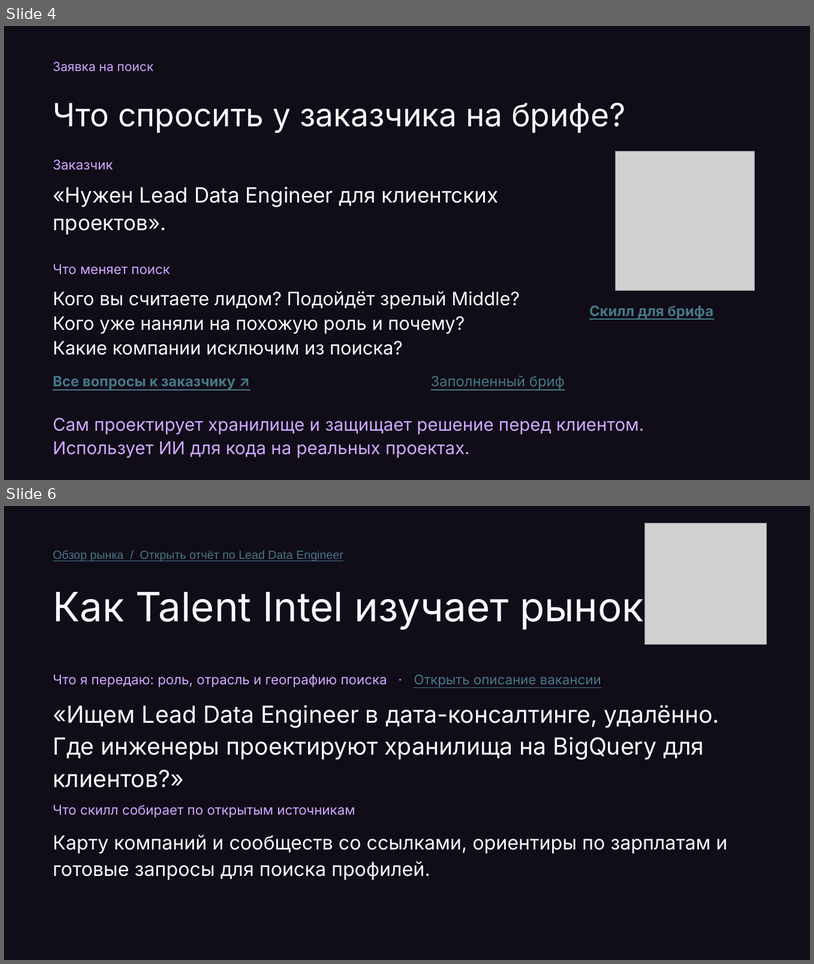
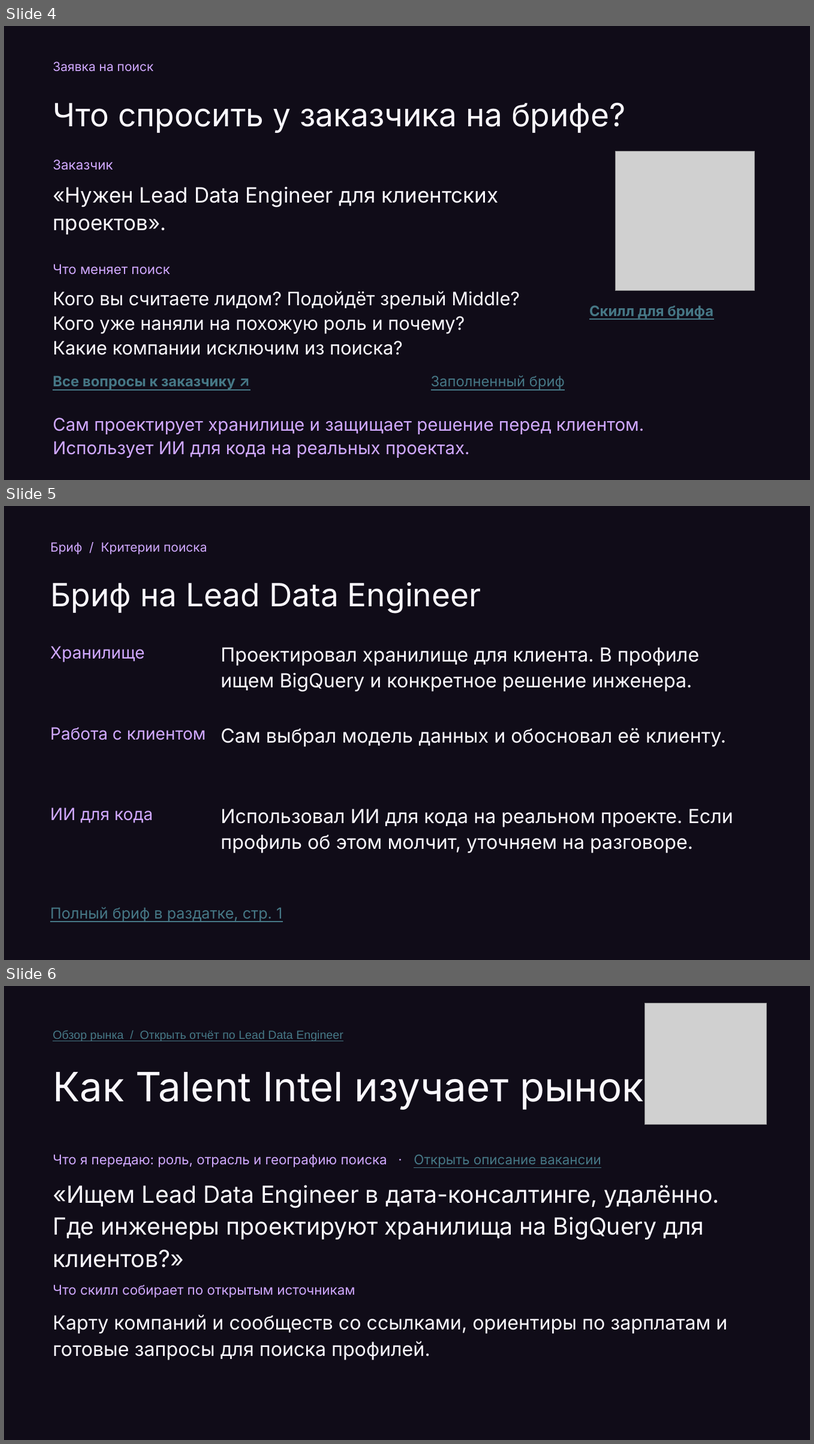
Before and after one commit to Da6ka/ta-meetup-ai-sourcing-2026-11-19, a slide deck: materials/spb-it-recruiter-meetup.pptx. Shown one above the other, each under a label of ours: slides 4 and 6 before the commit, slides 4, 5 and 6 after it; the slides between them are not shown. The pictures are 814x964 and 814x1444 pixels, drawn with LibreOffice and Linux fonts; fonts in the diff are those of the drawing; grey boxes stand for pictures. Boxes give left, top, right and bottom in pixels: in the first picture for what was removed or moved away, otherwise in the second. Text is boxed around its words. In the diff, an @@ line names an element or a change of style, - is before the commit and + after.

```diff
--- a/materials/spb-it-recruiter-meetup.pptx
+++ b/materials/spb-it-recruiter-meetup.pptx
@@ slide 5 added at [4,506,810,960], background #100C18 @@
@@ text added at [50,542,207,555], 15 pt, text #D1A9FF @@
+Бриф / Критерии поиска
@@ text added at [50,582,481,613], 38 pt, text #FAF8FD @@
+Бриф на Lead Data Engineer
@@ text added at [50,646,144,662], 20 pt, text #D1A9FF @@
+Хранилище
@@ text added at [221,647,699,691], 23 pt, text #FAF8FD @@
+Проектировал хранилище для клиента. В профиле ищем BigQuery и конкретное решение инженера.
@@ text added at [50,727,206,740], 20 pt, text #D1A9FF @@
+Работа с клиентом
@@ text added at [221,728,726,747], 23 pt, text #FAF8FD @@
+Сам выбрал модель данных и обосновал её клиенту.
@@ text added at [50,807,153,823], 20 pt, text #D1A9FF @@
+ИИ для кода
@@ text added at [221,808,734,853], 23 pt, text #FAF8FD @@
+Использовал ИИ для кода на реальном проекте. Если профиль об этом молчит, уточняем на разговоре.
@@ text added at [50,907,282,921], 18 pt, text #467886, underline @@
+Полный бриф в раздатке, стр. 1
```
Also in this commit, not shown: 2 slides changed, 1 other slide added, 2 slides removed, 1 other file.
